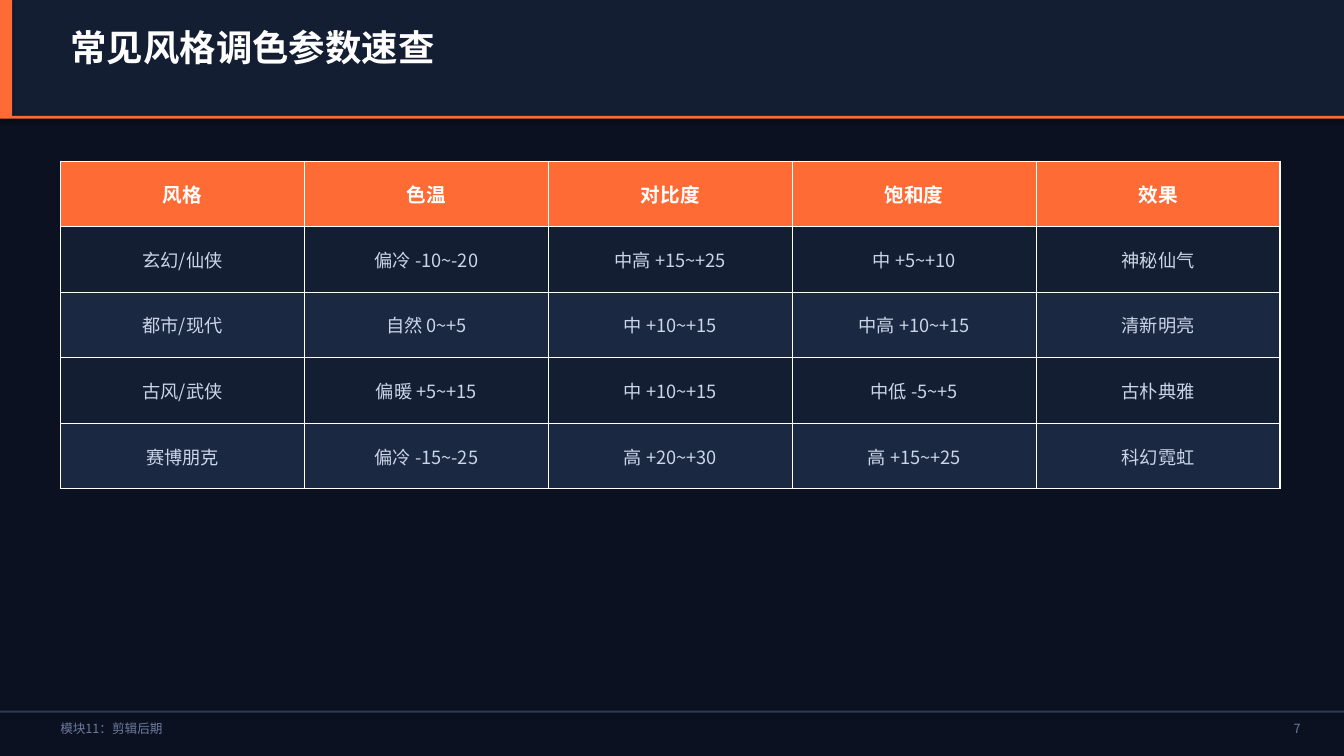
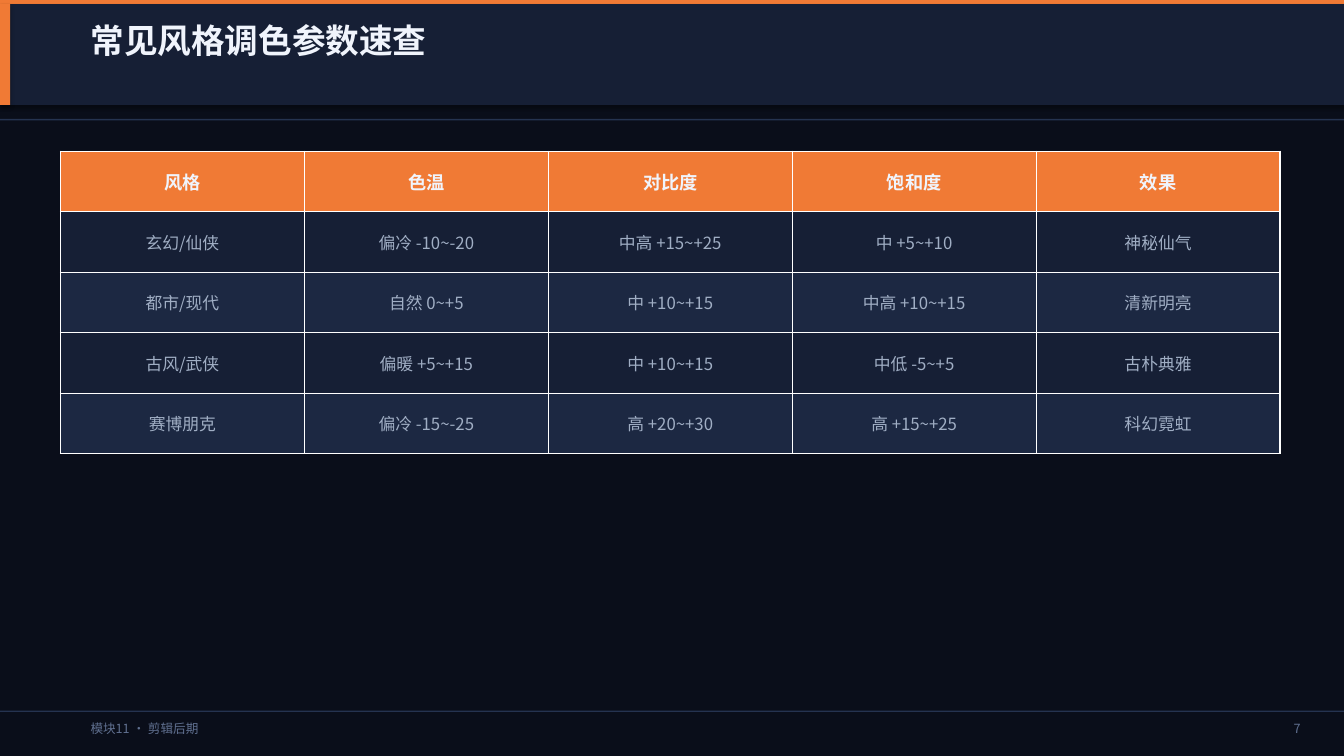
Before and after one commit to lichangjiang932-ship-it/ai-video-class, a slide deck: slide 8 of AI漫剧制作课程/PPT课件/模块11-剪辑后期.pptx. Drawn at 1344x756 pixels with LibreOffice and Linux fonts; fonts in the diff are those of the drawing. Boxes give left, top, right and bottom in pixels: in the first picture for what was removed or moved away, otherwise in the second. Text is boxed around its words. In the diff, an @@ line names an element or a change of style, - is before the commit and + after.

```diff
--- a/AI漫剧制作课程/PPT课件/模块11-剪辑后期.pptx
+++ b/AI漫剧制作课程/PPT课件/模块11-剪辑后期.pptx
@@ background #0B1120 to #0A0E1A @@
@@ rectangle: place and size @@
-rectangle at bbox=[0, 0, 1344, 116]
+rectangle at bbox=[0, 0, 1344, 4]
@@ rectangle at bbox=[0, 0, 1344, 4]: fill #141E33 to #F07A35 @@
@@ rectangle: place and size @@
-rectangle at bbox=[0, 0, 12, 116]
+rectangle at bbox=[0, 4, 10, 105]
@@ rectangle at bbox=[0, 4, 10, 105]: fill #FF6B35 to #F07A35 @@
@@ rectangle added at bbox=[0, 4, 1344, 105], fill #161F35 @@
@@ text "常见风格调色参数速查": place and size @@
-text "常见风格调色参数速查" at bbox=[70, 30, 434, 65]
+text "常见风格调色参数速查" at bbox=[91, 24, 427, 56]
@@ text "常见风格调色参数速查" at bbox=[91, 24, 427, 56]: size 26 to 24 pt, text colour #FFFFFF to #F0F4FC @@
@@ rectangle at bbox=[0, 119, 1344, 120]: fill #FF6B35 to #253350 @@
@@ table at bbox=[60, 151, 1280, 454] @@
@@ fill #FF6B35 to #F07A35 in row 1 @@
@@ fill #141E33 to #161F35 in 10 cells @@
@@ fill #1A2842 to #1C2842 in 10 cells @@
@@ size 14 to 13 pt, text colour #FFFFFF to #F0F4FC in "风格", "色温", "对比度", "饱和度" and 1 more places @@
@@ size 13 to 12 pt, text colour #CBD5E8 to #A0AEC4 @@
@@ table: place and size @@
-table at bbox=[60, 161, 1280, 489]
+table at bbox=[60, 151, 1280, 454]
@@ text at bbox=[91, 722, 198, 734]: text changed; text colour #6B7B9E to #607090 @@
-模块11：剪辑后期
+模块11 · 剪辑后期
```
Also in this commit, not shown: 11 other slides changed, 19 other files.
